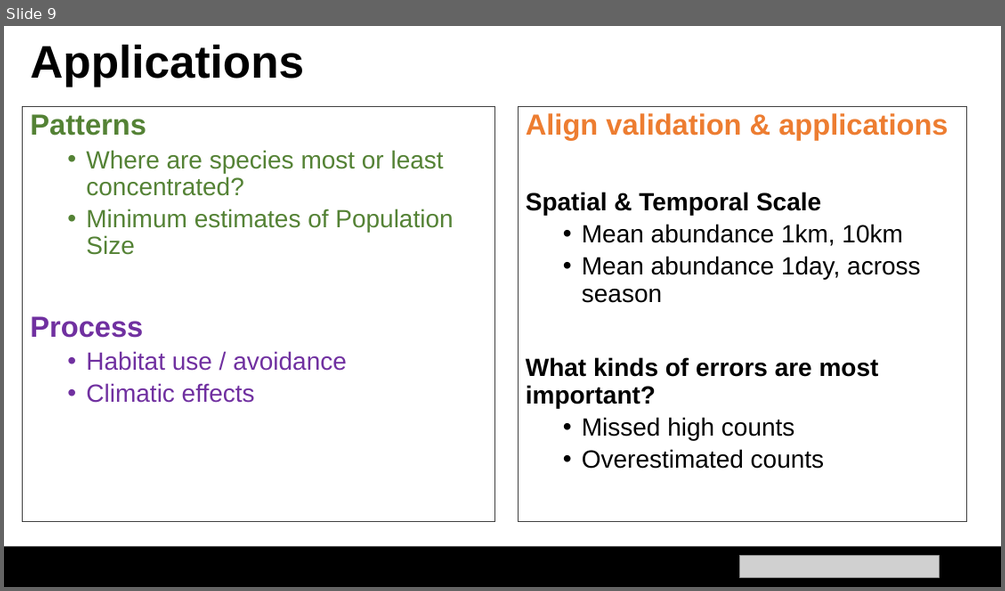
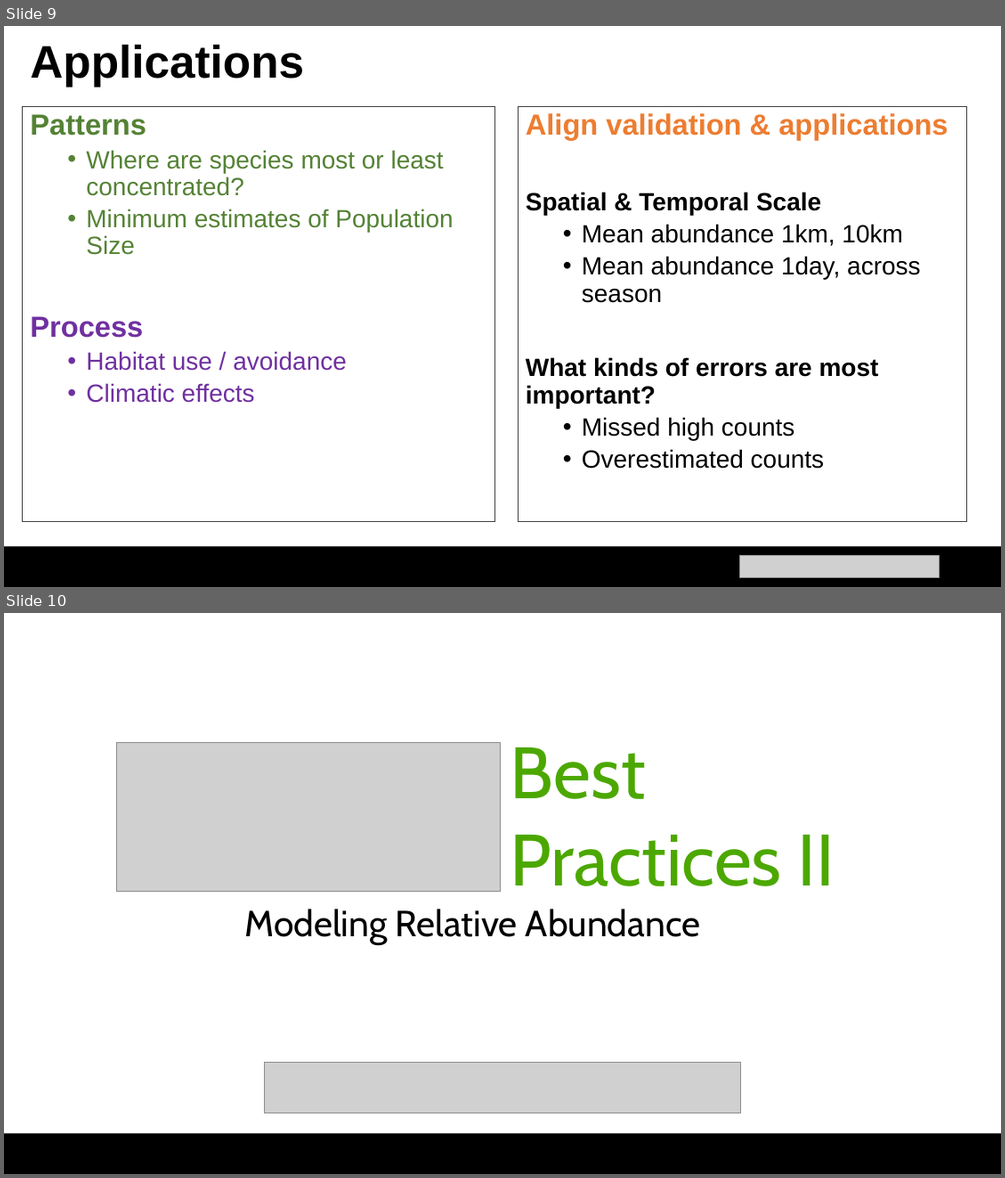
Before and after one commit to mstrimas/ebp-workshop-au, a slide deck: 13_abundance.pptx. Shown one above the other, each under a label of ours: slide 9 before the commit, slides 9 and 10 after it. The pictures are 1005x591 and 1005x1178 pixels, drawn with LibreOffice and Linux fonts; fonts in the diff are those of the drawing; grey boxes stand for pictures. Boxes give left, top, right and bottom in pixels: in the first picture for what was removed or moved away, otherwise in the second. Text is boxed around its words. In the diff, an @@ line names an element or a change of style, - is before the commit and + after.

```diff
--- a/13_abundance.pptx
+++ b/13_abundance.pptx
@@ slide 10 added at [4, 613, 1001, 1174], background #FFFFFF @@
@@ picture added at [116, 742, 500, 892] @@
@@ text added at [510, 747, 835, 886], 70 pt, text #4CA800 @@
+Best
+Practices II
@@ text added at [245, 908, 700, 945], 35 pt, text #000000 @@
+Modeling Relative Abundance
@@ picture added at [264, 1062, 741, 1112] @@
@@ rectangle added at [4, 1134, 1001, 1174], fill #000000 @@
```
Also in this commit, not shown: 1 slide changed, 1 other slide added, 1 slide removed.
